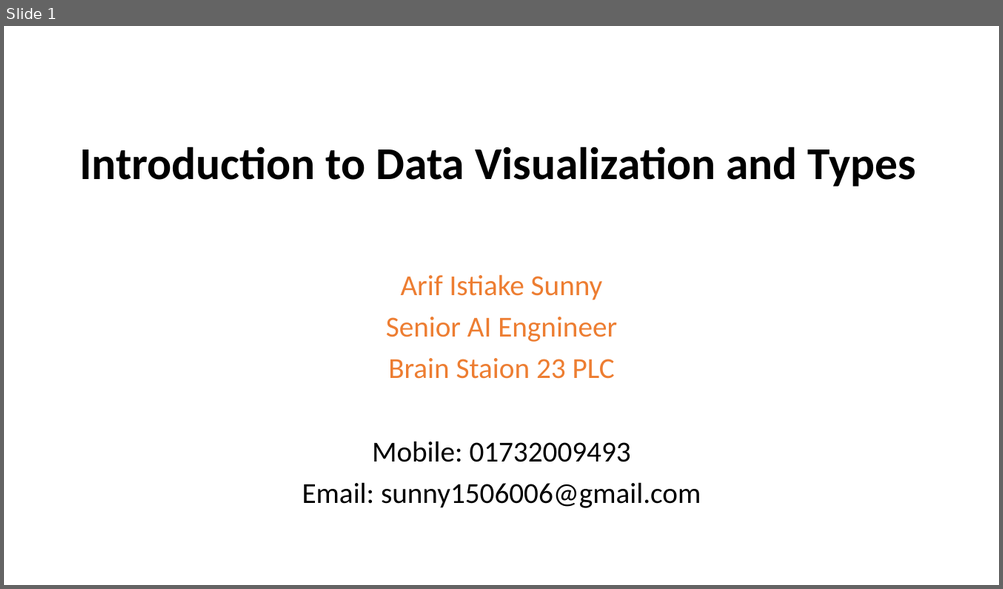
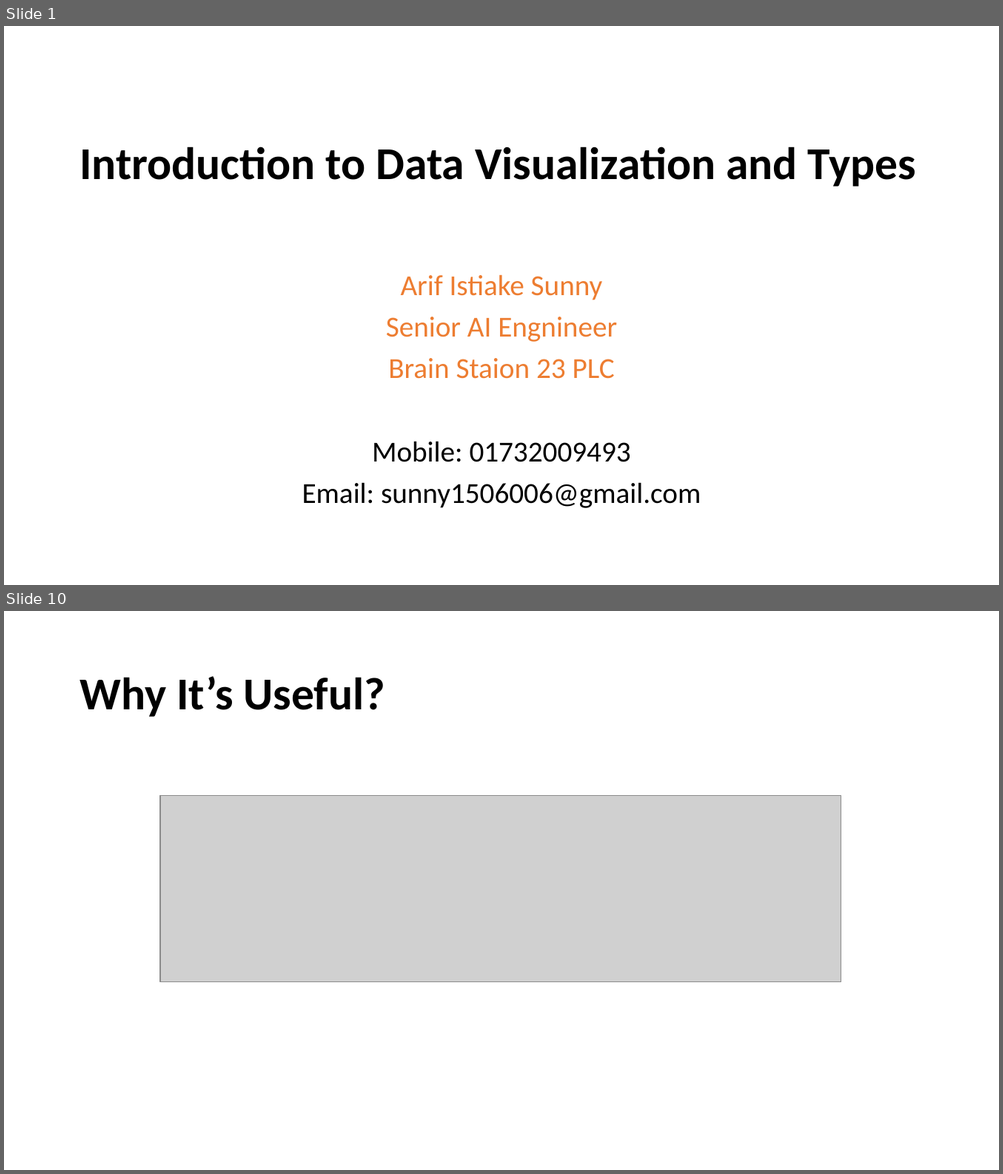
Before and after one commit to nahidniloy14/Data-Visualization, a slide deck: Introduction to Data Visualization and Types.pptx. Shown one above the other, each under a label of ours: slide 1 before the commit, slides 1 and 10 after it; the slides between them are not shown. The pictures are 1003x589 and 1003x1174 pixels, drawn with LibreOffice and Linux fonts; fonts in the diff are those of the drawing; grey boxes stand for pictures. Boxes give left, top, right and bottom in pixels: in the first picture for what was removed or moved away, otherwise in the second. Text is boxed around its words. In the diff, an @@ line names an element or a change of style, - is before the commit and + after.

```diff
--- a/Introduction to Data Visualization and Types.pptx
+++ b/Introduction to Data Visualization and Types.pptx
@@ slide 10 added at bbox=[4, 611, 999, 1170], background #FFFFFF @@
@@ title added at bbox=[79, 676, 385, 717], 44 pt, text #000000, bold @@
+Why It’s Useful?
@@ picture added at bbox=[160, 796, 840, 982] @@
```
Also in this commit, not shown: 1 slide changed, 7 other slides added, 11 slides removed, 3 other files.
